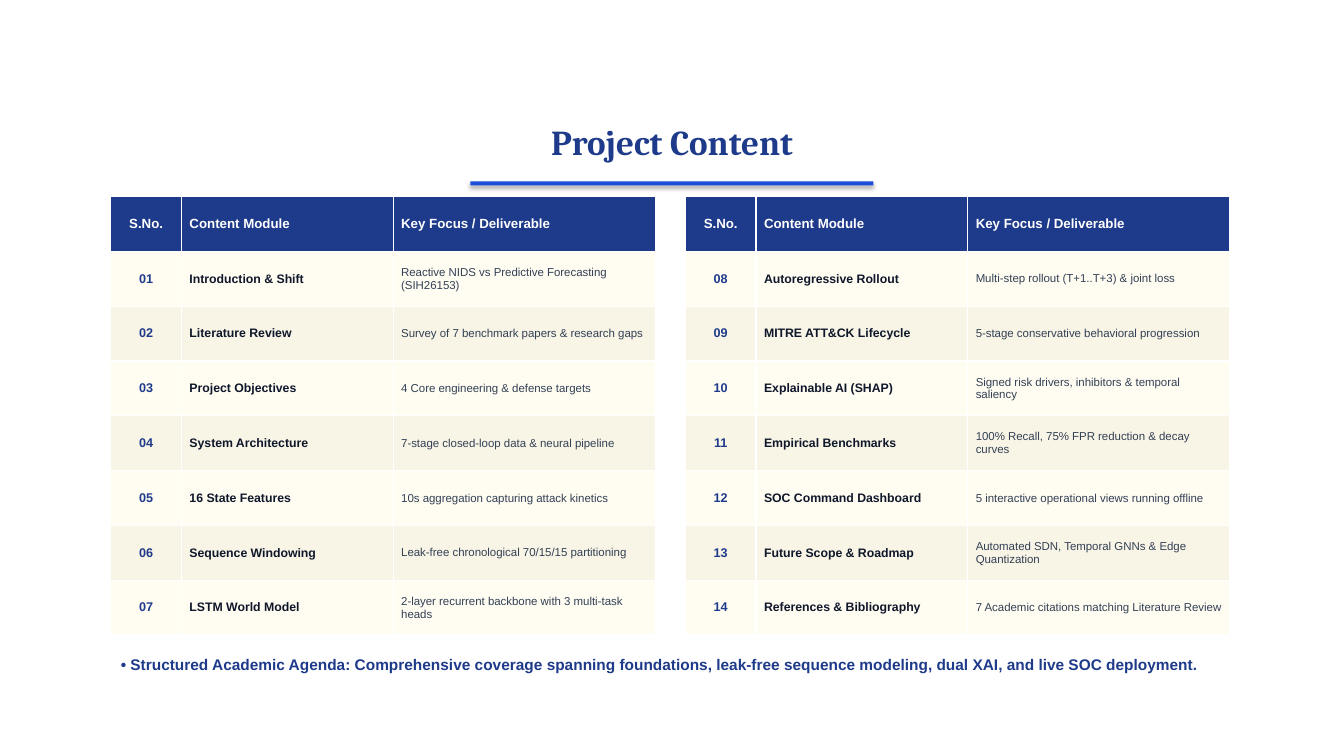
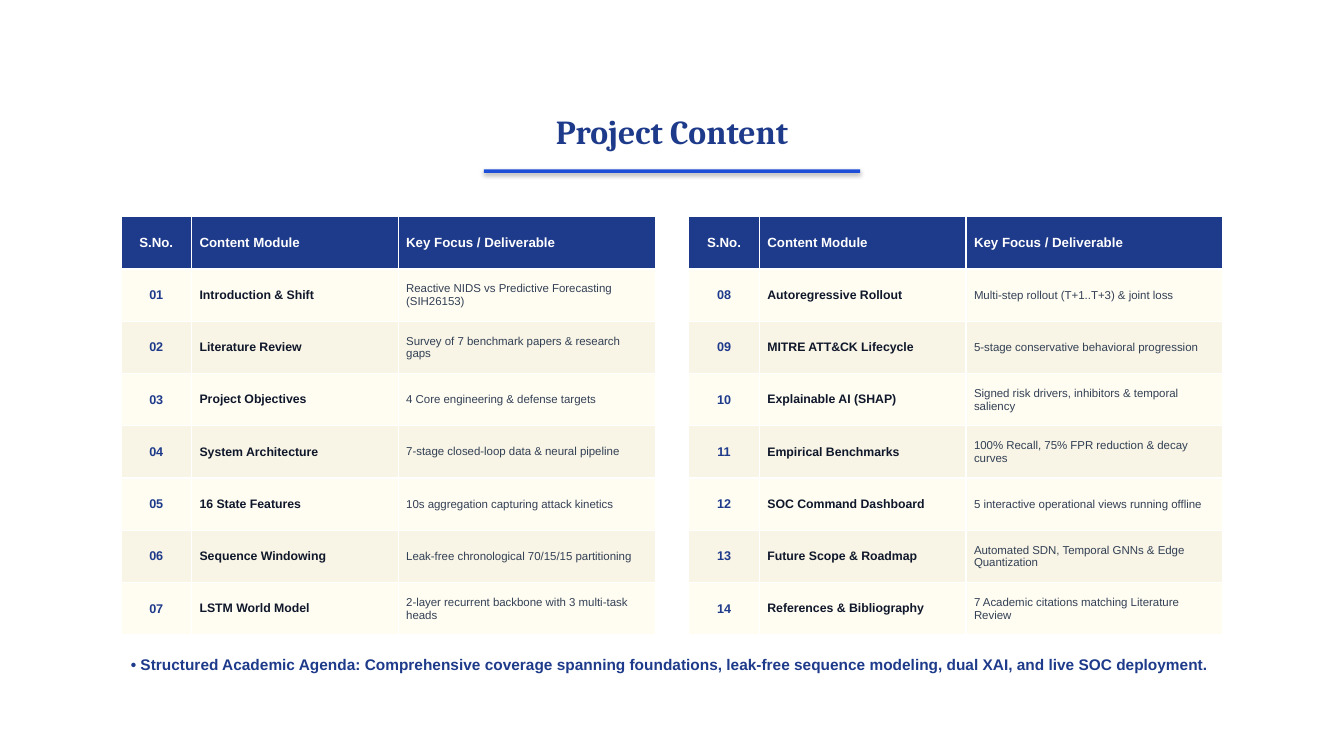
Before and after one commit to surajbuilds53/sentinel-x, a slide deck: slide 2 of Sentinel-X_Presentation.pptx. Drawn at 1344x756 pixels with LibreOffice and Linux fonts; fonts in the diff are those of the drawing; background and template pictures are left out. Boxes give left, top, right and bottom in pixels: in the first picture for what was removed or moved away, otherwise in the second. Text is boxed around its words. In the diff, an @@ line names an element or a change of style, - is before the commit and + after.

Commit message:
fix(presentation): resolve table header overlap with college logos and title underline on References, Literature Review, and Project Content slides

```diff
--- a/Sentinel-X_Presentation.pptx
+++ b/Sentinel-X_Presentation.pptx
@@ text "Project Content" moved from (x1=551, y1=131, x2=793, y2=163) to (x1=556, y1=120, x2=788, y2=152) @@
@@ text "Project Content" at (x1=556, y1=120, x2=788, y2=152): size 25 to 24 pt @@
@@ rectangle resized from (x1=471, y1=181, x2=874, y2=186) to (x1=484, y1=169, x2=860, y2=173) @@
@@ table resized from (x1=111, y1=197, x2=655, y2=635) to (x1=121, y1=217, x2=655, y2=635) @@
@@ table resized from (x1=686, y1=197, x2=1230, y2=635) to (x1=689, y1=217, x2=1223, y2=635) @@
@@ text "• Structured Academic Agenda: Comprehensive ..." moved from (x1=130, y1=659, x2=1197, y2=674) to (x1=140, y1=659, x2=1207, y2=674) @@
```
Also in this commit, not shown: 14 other slides changed, 2 other files.
